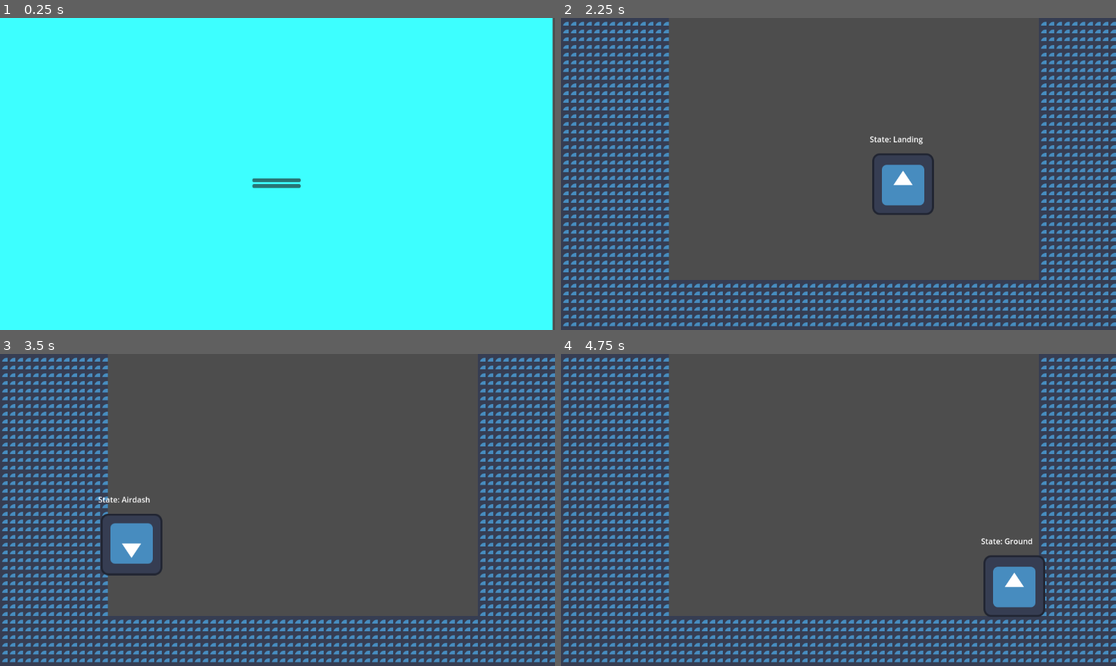
Above: before the commit, frames 1-4 (two rows, left to right).
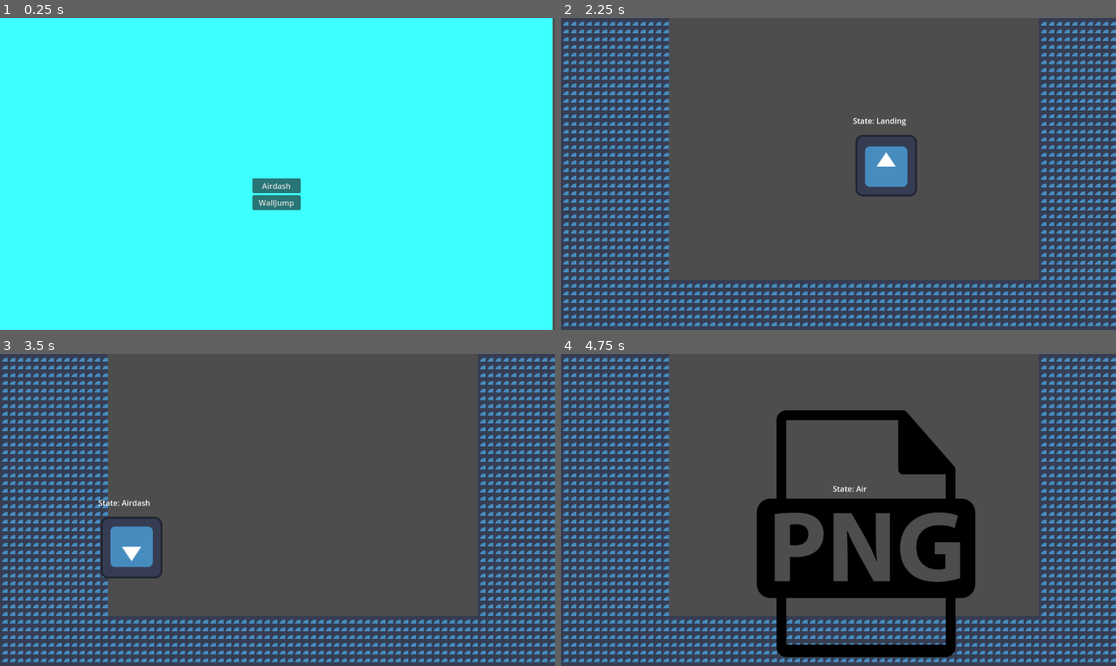
Above: after the commit, the same moments.

Repository: NicolasHelou/tech-demo
Game: Godot game, scene res://Scenes/select.tscn
The game is run twice, just before and just after one commit, with the same random seed, the same clock (stepped at 60 frames per second) and the same inputs. The engine's default icon, where the game draws it, is replaced by a stand-in: a white triangle on a blue panel in a dark square.
Inputs (mouse positions are in pixels of both pictures, inside the frame that each line leads up to; where the layout moved, square brackets give the same spot in the first picture):
- Up to frame 1 (0.25 s): no input
- Up to frame 2 (2.25 s): click (838, 186) [838, 180] at 0.5 s; hold E (dash) 1.28-2.03 s; hold D (right) from 1.28 s (still down); tap Space (jump) at 1.52 s; tap E (dash) at 2.1 s
- Up to frame 3 (3.5 s): tap Space (jump) at 2.27 s; release D (right) at 2.78 s; hold A (left) from 2.78 s (still down); hold Q (die) from 2.78 s (still down); tap E (dash) at 3.05 s
- Up to frame 4 (4.75 s): release A (left) at 3.53 s; release Q (die) at 3.53 s; hold D (right) from 3.53 s (still down); tap E (dash) at 3.6 s; tap Space (jump) at 3.77, 4.52 s; hold E (dash) from 4.28 s (still down)

The runs differ from the first frame. In frame 1, 0.7% of the frame differs, in the area x 45-55%, y 52-62%; in frame 2, 2.1%; in frame 3, 0.7%; in frame 4, 14%, in the area x 35-88%, y 18-98%.

Commit message:
fixed some screens, attempted debugging of airdash

Diff:
--- a/Scenes/player.tscn
+++ b/Scenes/player.tscn
@@ -9,9 +9,9 @@
 [ext_resource type="Script" uid="uid://bjkshpfmlj7ss" path="res://Scripts/landingstate.gd" id="6_8erm5"]
 [ext_resource type="Script" uid="uid://cphqmw0uismm6" path="res://Scripts/statedebug.gd" id="7_3smsa"]
 [ext_resource type="Script" uid="uid://blds3f13o2pey" path="res://Scripts/dying.gd" id="7_8erm5"]
-[ext_resource type="Script" uid="uid://bw3peb2jlo052" path="res://airdash.gd" id="9_tx1dd"]
+[ext_resource type="Script" uid="uid://bw3peb2jlo052" path="res://Scripts/airdash.gd" id="9_tx1dd"]
 [ext_resource type="Script" uid="uid://c3ldekvgvc74" path="res://Scripts/walljump.gd" id="10_gymyn"]
-[ext_resource type="Script" uid="uid://d2i7ef7tyw3id" path="res://wall_slide.gd" id="11_pu2lt"]
+[ext_resource type="Script" uid="uid://d2i7ef7tyw3id" path="res://Scripts/wall_slide.gd" id="11_pu2lt"]
 
 [sub_resource type="CapsuleShape2D" id="CapsuleShape2D_cvnsp"]
 radius = 50.0
@@ -286,7 +286,6 @@
 is_dashing = true
 
 [node name="dashtimer" type="Timer" parent="CharacterStateMachine/Airdash"]
-wait_time = 1.5
 
 [node name="Walljump" type="Node" parent="CharacterStateMachine" node_paths=PackedStringArray("ground_state")]
 script = ExtResource("10_gymyn")
--- a/Scenes/select.tscn
+++ b/Scenes/select.tscn
@@ -30,9 +30,11 @@
 
 [node name="play1" type="Button" parent="ColorRect/HBoxContainer/VBoxContainer"]
 layout_mode = 2
+text = "Airdash"
 
 [node name="play2" type="Button" parent="ColorRect/HBoxContainer/VBoxContainer"]
 layout_mode = 2
+text = "WallJump"
 
 [connection signal="pressed" from="ColorRect/HBoxContainer/VBoxContainer/play1" to="." method="_on_play_1_pressed"]
 [connection signal="pressed" from="ColorRect/HBoxContainer/VBoxContainer/play2" to="." method="_on_play_2_pressed"]
--- a/airdash.gd
+++ b/Scripts/airdash.gd
@@ -9,12 +9,18 @@
 # Called when the node enters the scene tree for the first time.
 func _ready() -> void:
 	dash_timer.start()
-func state_input(event : InputEvent):
-	if (event.is_action_pressed("dash")) and can_dash:
-		dash()
+
+func state_process(delta):
+	dash()
+
+
 # Called every frame. 'delta' is the elapsed time since the previous frame.
 func dash():
-	can_dash = false
+	character.velocity.y = 0
+	character.velocity.x = character.direction.x * 900.0
+
 
 func _on_dashtimer_timeout():
 	next_state = landing_state
+	dash_timer.stop()
+	print("timer done")
--- a/Scripts/groundstate.gd
+++ b/Scripts/groundstate.gd
@@ -15,6 +15,7 @@
 		die()
 
 func state_process(_delta):
+	character.velocity.x = character.direction.x * character.speed
 	if!character.is_on_floor():
 		next_state = air_state
 
--- a/Scripts/landingstate.gd
+++ b/Scripts/landingstate.gd
@@ -4,6 +4,6 @@
 
 @export var ground_state: State
 func state_process(delta):
-	character.velocity.y = 500.0
+	character.velocity += character.get_gravity() * delta
 	if character.is_on_floor():
 		next_state = ground_state
--- a/Scripts/player.gd
+++ b/Scripts/player.gd
@@ -20,10 +20,6 @@
 	# Add the gravity.
 	if not is_on_floor():
 		velocity += get_gravity() * delta
-
-	if state_machine.check_if_dashing():
-		velocity.y = 0
-		speed = 600.0
 
 	direction = Input.get_vector("left", "right", "up", "down")
 	if direction.x != 0 and state_machine.check_if_can_move():
Renamed: airdash.gd.uid -> Scripts/airdash.gd.uid
Renamed: wall_slide.gd -> Scripts/wall_slide.gd
Renamed: wall_slide.gd.uid -> Scripts/wall_slide.gd.uid
